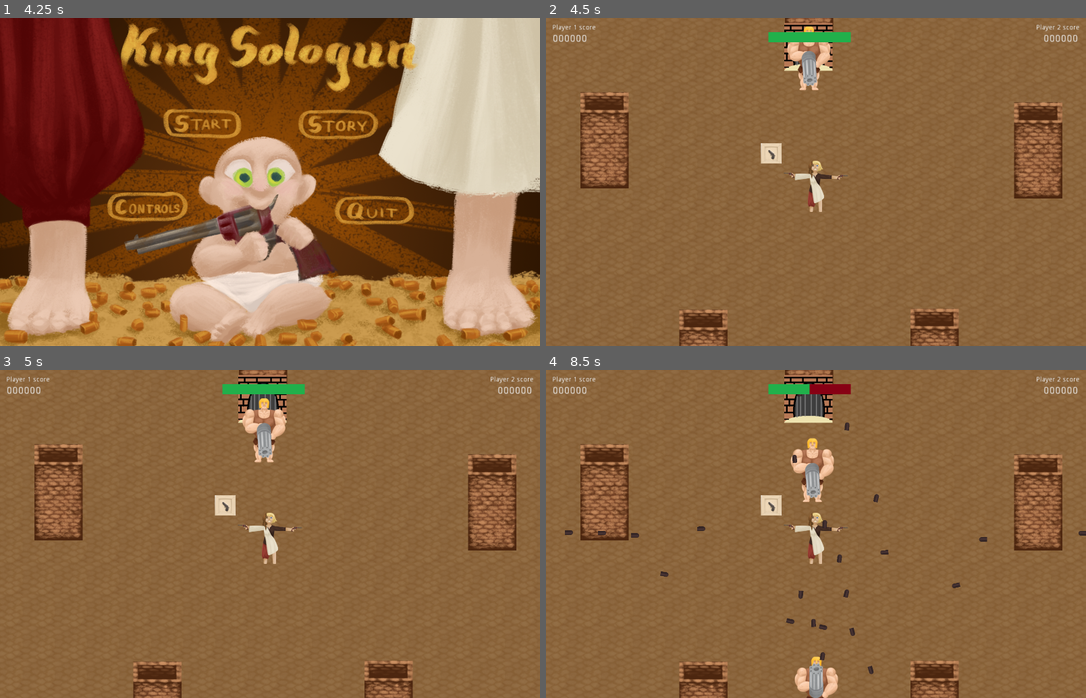
Above: before the commit, frames 1-4 (two rows, left to right).
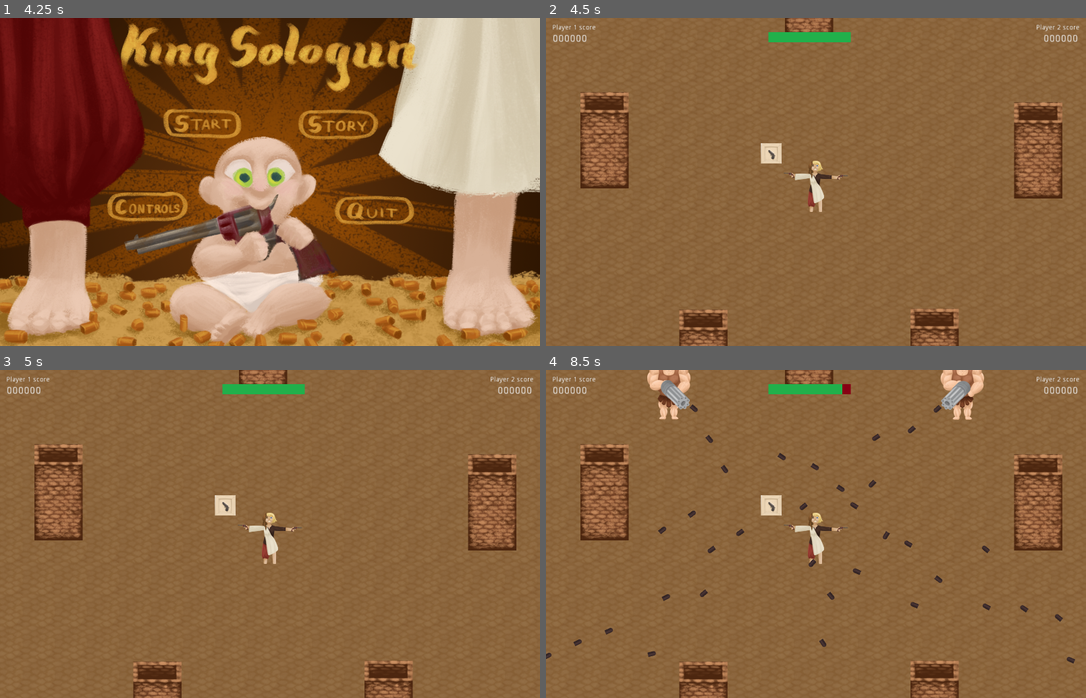
Above: after the commit, the same moments.

Repository: xenoexplorator/Ymir
Game: Godot game, scene res://Root.tscn
The game is run twice, just before and just after one commit, with the same random seed, the same clock (stepped at 60 frames per second) and the same inputs.
Inputs (mouse positions are in pixels of both pictures, inside the frame that each line leads up to):
- Up to frame 1 (4.25 s): click (199, 122) at 0.5 s; click (199, 122) at 1.25 s; click (340, 126) at 2 s; click (340, 126) at 2.75 s; click "OK" at 3.5 s
- Up to frame 2 (4.5 s): click (745, 122) at 4.25 s
- Up to frame 3 (5 s): no input
- Up to frame 4 (8.5 s): tap Enter at 6.5 s

Frame 1 is identical in both runs. In frame 2, 1.1% of the frame differs, in the area x 44-54%, y 1-22%; in frame 3, 1.5%; in frame 4, 5.4%, in the area x 0-100%, y 0-100%.

Commit message:
reposition des spawners

Diff:
--- a/Scenes/Arena.tscn
+++ b/Scenes/Arena.tscn
@@ -79,25 +79,25 @@
 
 [node name="EnemySpawner" parent="." index="3" instance=ExtResource( 5 )]
 
-position = Vector2( -23.3826, -424.227 )
+position = Vector2( -826.551, -835.064 )
 MaxSpawnTime = 1000
 MinSpawnTime = 300
 
 [node name="EnemySpawner2" parent="." index="4" instance=ExtResource( 5 )]
 
-position = Vector2( 1452.4, 7.30579 )
+position = Vector2( 823.19, -836.576 )
 MaxSpawnTime = 1000
 MinSpawnTime = 300
 
 [node name="EnemySpawner3" parent="." index="5" instance=ExtResource( 5 )]
 
-position = Vector2( -1495.29, 0.625061 )
+position = Vector2( -1491.59, 689.055 )
 MaxSpawnTime = 1000
 MinSpawnTime = 300
 
 [node name="EnemySpawner4" parent="." index="6" instance=ExtResource( 5 )]
 
-position = Vector2( 2.36591, 1003.36 )
+position = Vector2( 1449.55, 699.859 )
 MaxSpawnTime = 1000
 MinSpawnTime = 300
 
